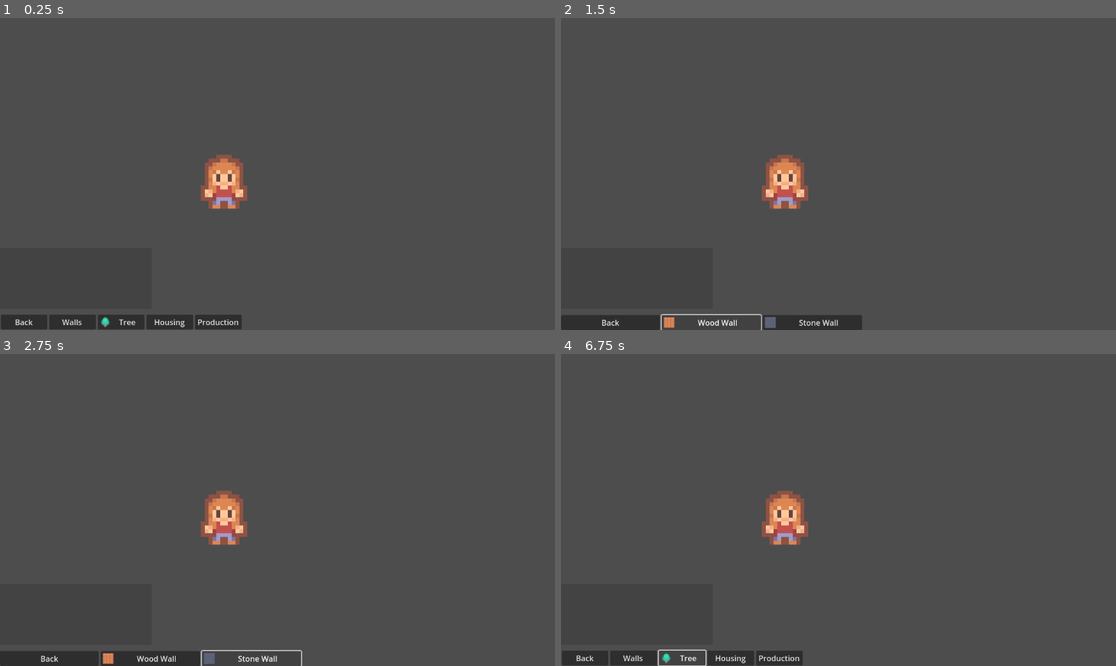
Above: before the commit, frames 1-4 (two rows, left to right).
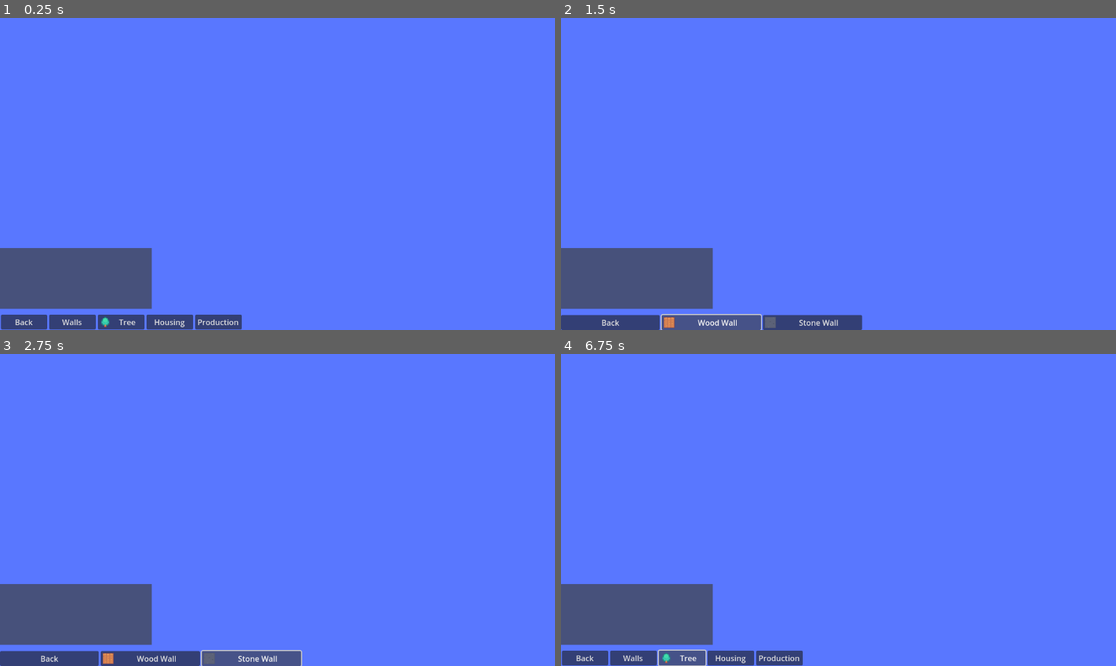
Above: after the commit, the same moments.

Repository: jm709/2D-colony-builder-using-Godot
Game: Godot game, scene res://scenes/Main/main.tscn
Same seed, same stepped clock (60 frames per second), same inputs: the game is played once before the commit and once after it.
Inputs:
- Up to frame 1 (0.25 s): no input
- Up to frame 2 (1.5 s): click "Walls" at 0.5 s; click "Wood Wall" at 1.25 s
- Up to frame 3 (2.75 s): click "Stone Wall" at 2 s
- Up to frame 4 (6.75 s): click "Wood Wall" at 2.75 s; click "Stone Wall" at 3.5 s; click "Wood Wall" at 4.25 s; click "Stone Wall" at 5 s; click "Back" at 5.75 s; click "Tree" at 6.5 s

The runs differ from the first frame. In frame 1, 100% of the frame differs, in the area x 0-100%, y 0-100%; in frame 2, 100%; in frame 3, 100%; in frame 4, 100%.

Commit message:
Center camera on spawn chunk at startup
Spawn chunk (8,8) is tile coords (512..575) which maps to ~65k pixels in
world space. The default Camera2D position of (0,0) was looking at empty
space far from the loaded tiles. Center the camera on the spawn chunk's
midpoint so the player sees the loaded area on first launch.

Co-Authored-By: Claude Opus 4.7 (1M context) <noreply@anthropic.com>

Diff:
--- a/scenes/Main/main.gd
+++ b/scenes/Main/main.gd
@@ -6,6 +6,7 @@
 
 @onready var grid: Grid = $Grid
 @onready var gui = get_node("CanvasLayer/GUI")
+@onready var camera: Camera2D = $Camera
 
 var world: World
 var chunk_loader: ChunkLoader
@@ -24,6 +25,7 @@
 	chunk_loader.chunk_unloaded.connect(grid.path._on_chunk_unloaded)
 
 	_pin_spawn_area()
+	_center_camera_on_spawn()
 
 func _load_or_create_world() -> World:
 	var world_path := "user://saves/%s/world.res" % DEFAULT_WORLD_NAME
@@ -43,6 +45,14 @@
 		for dx in range(-1, 2):
 			chunk_loader.pin(spawn + Vector2i(dx, dy))
 
+func _center_camera_on_spawn() -> void:
+	var spawn := world.spawn_chunk()
+	var center_tile := Vector2(
+		spawn.x * world.chunk_size + world.chunk_size / 2.0,
+		spawn.y * world.chunk_size + world.chunk_size / 2.0
+	)
+	camera.position = grid.gridToWorld(center_tile)
+
 func _unhandled_input(event: InputEvent):
 	if event is InputEventMouseButton and event.button_index == MOUSE_BUTTON_RIGHT:
 		if event.pressed:
